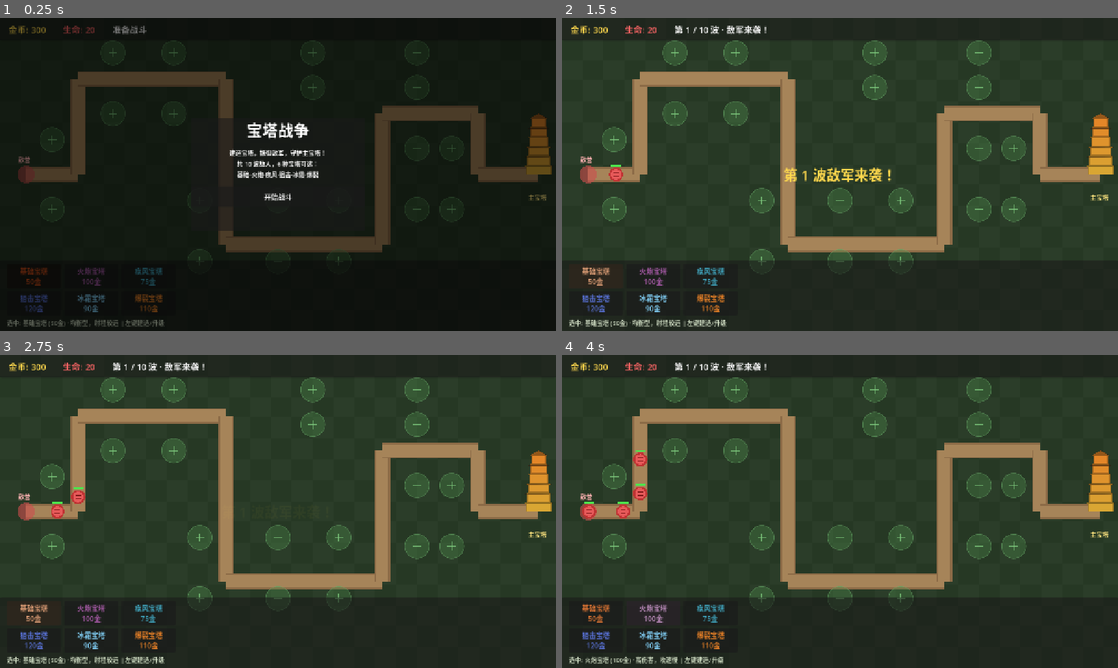
Above: before the commit, frames 1-4 (two rows, left to right).
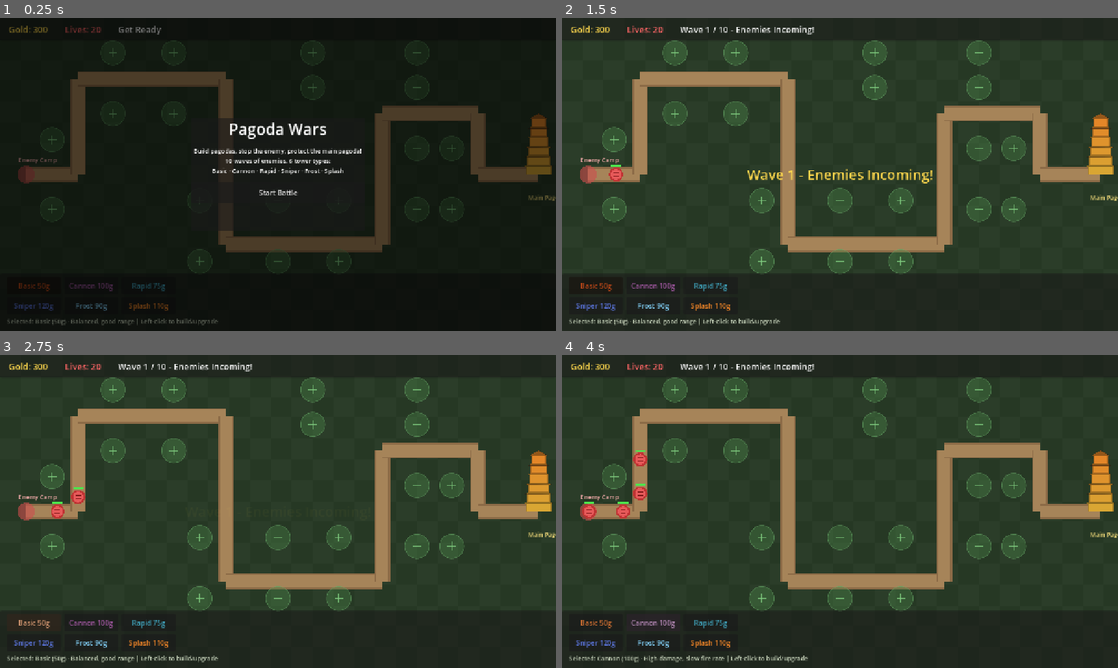
Above: after the commit, the same moments.

Repository: a198619070253/kewei-3
Game: Godot game, scene res://scenes/main.tscn
Same seed, same stepped clock (60 frames per second), same inputs: the game is played once before the commit and once after it.
Inputs (mouse positions are in pixels of both pictures, inside the frame that each line leads up to):
- Up to frame 1 (0.25 s): no input
- Up to frame 2 (1.5 s): click "开始战斗" (after the commit: "Start Battle") at 0.5 s; click (595, 274) at 1.25 s, where only the run before the commit has a clickable "基础宝塔 50金"
- Up to frame 3 (2.75 s): click (33, 624) at 2 s, where only the run after the commit has a clickable "Basic 50g"
- Up to frame 4 (4 s): click (650, 611) at 2.75 s, where only the run before the commit has a clickable "火炮宝塔 100金"; click (650, 624) at 3.5 s, where only the run after the commit has a clickable "Cannon 100g"

The runs differ from the first frame. In frame 1, 3.5% of the frame differs, in the area x 1-100%, y 2-99%; in frame 2, 4.3%; in frame 3, 3.4%; in frame 4, 3.5%.

Commit message:
Switch the game UI to English and remove the Chinese font bundle.
Use the system fallback font so the web build stays small and text renders correctly on GitHub Pages.

Co-authored-by: Cursor <cursoragent@cursor.com>

Diff:
--- a/project.godot
+++ b/project.godot
@@ -10,7 +10,7 @@
 
 [application]
 
-config/name="宝塔战争"
+config/name="Pagoda Wars"
 run/main_scene="res://scenes/main.tscn"
 config/features=PackedStringArray("4.7", "Forward Plus")
 config/icon="res://icon.svg"
@@ -18,6 +18,7 @@
 [autoload]
 
 GameManager="*res://scripts/game_manager.gd"
+FontSetup="*res://scripts/font_setup.gd"
 
 [display]
 
--- a/scenes/hud.tscn
+++ b/scenes/hud.tscn
@@ -26,18 +26,18 @@
 layout_mode = 2
 theme_override_font_sizes/font_size = 20
 theme_override_colors/font_color = Color(1, 0.85, 0.3, 1)
-text = "金币: 300"
+text = "Gold: 300"
 
 [node name="LivesLabel" type="Label" parent="TopBar/Margin/HBox"]
 layout_mode = 2
 theme_override_font_sizes/font_size = 20
 theme_override_colors/font_color = Color(1, 0.4, 0.4, 1)
-text = "生命: 20"
+text = "Lives: 20"
 
 [node name="WaveLabel" type="Label" parent="TopBar/Margin/HBox"]
 layout_mode = 2
 theme_override_font_sizes/font_size = 20
-text = "准备战斗"
+text = "Get Ready"
 
 [node name="BottomBar" type="PanelContainer" parent="."]
 anchors_preset = 12
@@ -69,7 +69,7 @@
 layout_mode = 2
 theme_override_font_sizes/font_size = 14
 theme_override_colors/font_color = Color(0.8, 0.85, 0.75, 1)
-text = "点击绿色建造点放置宝塔"
+text = "Click green build slots to place towers"
 vertical_alignment = 1
 
 [node name="StartPanel" type="Control" parent="."]
@@ -112,22 +112,22 @@
 [node name="Title" type="Label" parent="StartPanel/Dialog/VBox"]
 layout_mode = 2
 theme_override_font_sizes/font_size = 36
-text = "宝塔战争"
+text = "Pagoda Wars"
 horizontal_alignment = 1
 
 [node name="Desc" type="Label" parent="StartPanel/Dialog/VBox"]
 layout_mode = 2
 theme_override_font_sizes/font_size = 14
-text = "建造宝塔，抵御敌军，守护主宝塔！
-共 10 波敌人，6 种宝塔可选：
-基础·火炮·疾风·狙击·冰霜·爆裂"
+text = "Build pagodas, stop the enemy, protect the main pagoda!
+10 waves of enemies. 6 tower types:
+Basic · Cannon · Rapid · Sniper · Frost · Splash"
 horizontal_alignment = 1
 autowrap_mode = 2
 
 [node name="StartButton" type="Button" parent="StartPanel/Dialog/VBox"]
 custom_minimum_size = Vector2(0, 48)
 layout_mode = 2
-text = "开始战斗"
+text = "Start Battle"
 
 [node name="WaveToast" type="Label" parent="."]
 visible = false
@@ -144,7 +144,7 @@
 grow_vertical = 2
 theme_override_font_sizes/font_size = 32
 theme_override_colors/font_color = Color(1, 0.85, 0.3, 1)
-text = "敌军来袭！"
+text = "Enemies Incoming!"
 horizontal_alignment = 1
 vertical_alignment = 1
 
@@ -169,13 +169,13 @@
 [node name="ResultLabel" type="Label" parent="GameOverPanel/VBox"]
 layout_mode = 2
 theme_override_font_sizes/font_size = 22
-text = "游戏结束"
+text = "Game Over"
 horizontal_alignment = 1
 autowrap_mode = 2
 
 [node name="RestartButton" type="Button" parent="GameOverPanel/VBox"]
 custom_minimum_size = Vector2(0, 44)
 layout_mode = 2
-text = "重新开始"
+text = "Restart"
 
 [connection signal="pressed" from="StartPanel/Dialog/VBox/StartButton" to="." method="_on_start"]
--- /dev/null
+++ b/scripts/font_setup.gd
@@ -0,0 +1,11 @@
+extends Node
+
+var game_font: Font
+
+
+func _ready() -> void:
+	game_font = ThemeDB.fallback_font
+	var theme := Theme.new()
+	theme.default_font = ThemeDB.fallback_font
+	theme.default_font_size = 16
+	get_tree().root.theme = theme
--- a/scripts/game_manager.gd
+++ b/scripts/game_manager.gd
@@ -17,20 +17,20 @@
 	TowerType.SPLASH: 110,
 }
 const TOWER_NAMES := {
-	TowerType.BASIC: "基础宝塔",
-	TowerType.CANNON: "火炮宝塔",
-	TowerType.RAPID: "疾风宝塔",
-	TowerType.SNIPER: "狙击宝塔",
-	TowerType.FROST: "冰霜宝塔",
-	TowerType.SPLASH: "爆裂宝塔",
+	TowerType.BASIC: "Basic",
+	TowerType.CANNON: "Cannon",
+	TowerType.RAPID: "Rapid",
+	TowerType.SNIPER: "Sniper",
+	TowerType.FROST: "Frost",
+	TowerType.SPLASH: "Splash",
 }
 const TOWER_DESCRIPTIONS := {
-	TowerType.BASIC: "均衡型，射程较远",
-	TowerType.CANNON: "高伤害，攻速慢",
-	TowerType.RAPID: "攻速快，单发伤害低",
-	TowerType.SNIPER: "超远射程，精准高伤",
-	TowerType.FROST: "攻击附带减速效果",
-	TowerType.SPLASH: "命中造成范围爆炸",
+	TowerType.BASIC: "Balanced, good range",
+	TowerType.CANNON: "High damage, slow fire rate",
+	TowerType.RAPID: "Fast fire rate, low damage",
+	TowerType.SNIPER: "Long range, high damage",
+	TowerType.FROST: "Attacks slow enemies",
+	TowerType.SPLASH: "Splash damage on hit",
 }
 
 const TOTAL_WAVES := 10
@@ -81,7 +81,7 @@
 
 func start_game() -> void:
 	if not _is_setup:
-		push_error("GameManager 尚未初始化，请稍候再试")
+		push_error("GameManager is not initialized yet. Please try again.")
 		return
 	gold = 300
 	lives = 20
@@ -153,7 +153,7 @@
 	_spawn_speed = 65.0 + wave * 4.0
 	_wave_in_progress = true
 	wave_changed.emit(wave, TOTAL_WAVES)
-	# 立即刷出第一个敌人，避免玩家以为游戏没开始
+	# Spawn the first enemy immediately so players know the game started.
 	_on_spawn_timer_timeout()
 
 
--- a/scripts/hud.gd
+++ b/scripts/hud.gd
@@ -65,7 +65,7 @@
 		var tower_name: String = GameManager.TOWER_NAMES.get(type, "")
 		var tower_cost: int = GameManager.TOWER_COSTS.get(type, 0)
 		var tower_desc: String = GameManager.TOWER_DESCRIPTIONS.get(type, "")
-		btn.text = "%s\n%d金" % [tower_name, tower_cost]
+		btn.text = "%s %dg" % [tower_name, tower_cost]
 		btn.tooltip_text = tower_desc
 		btn.add_theme_color_override("font_color", TOWER_BUTTON_COLORS.get(type, Color.WHITE))
 		btn.pressed.connect(func() -> void: GameManager.select_tower(type))
@@ -96,24 +96,24 @@
 
 
 func _on_gold_changed(gold: int) -> void:
-	gold_label.text = "金币: %d" % gold
+	gold_label.text = "Gold: %d" % gold
 	_update_tower_buttons()
 
 
 func _on_lives_changed(lives: int) -> void:
-	lives_label.text = "生命: %d" % lives
+	lives_label.text = "Lives: %d" % lives
 
 
 func _on_wave_changed(current: int, total: int) -> void:
 	if current == 0:
-		wave_label.text = "准备战斗"
+		wave_label.text = "Get Ready"
 	else:
-		wave_label.text = "第 %d / %d 波 · 敌军来袭！" % [current, total]
+		wave_label.text = "Wave %d / %d - Enemies Incoming!" % [current, total]
 		_show_wave_toast(current)
 
 
 func _show_wave_toast(wave: int) -> void:
-	wave_toast.text = "第 %d 波敌军来袭！" % wave
+	wave_toast.text = "Wave %d - Enemies Incoming!" % wave
 	wave_toast.show()
 	var tween := create_tween()
 	tween.tween_interval(1.8)
@@ -136,7 +136,7 @@
 	var name: String = GameManager.TOWER_NAMES.get(type, "")
 	var cost: int = GameManager.TOWER_COSTS.get(type, 0)
 	var desc: String = GameManager.TOWER_DESCRIPTIONS.get(type, "")
-	hint_label.text = "选中: %s (%d金) · %s | 左键建造/升级" % [name, cost, desc]
+	hint_label.text = "Selected: %s (%dg) · %s | Left-click to build/upgrade" % [name, cost, desc]
 
 
 func _update_tower_buttons() -> void:
@@ -146,7 +146,7 @@
 
 
 func _on_game_over(victory: bool) -> void:
-	result_label.text = "胜利！成功守住主宝塔！" if victory else "失败！主宝塔被攻破了..."
+	result_label.text = "Victory! You defended the main pagoda!" if victory else "Defeat! The main pagoda was destroyed..."
 	game_over_panel.show()
 
 
--- a/scripts/map.gd
+++ b/scripts/map.gd
@@ -42,12 +42,12 @@
 		draw_line(path_points[i], path_points[i + 1], Color(0.55, 0.42, 0.28), 36.0)
 		draw_line(path_points[i], path_points[i + 1], Color(0.65, 0.52, 0.35), 28.0)
 	draw_circle(path_points[0], 20.0, Color(0.8, 0.3, 0.3, 0.6))
-	draw_string(ThemeDB.fallback_font, path_points[0] + Vector2(-18, -28), "敌营", HORIZONTAL_ALIGNMENT_LEFT, -1, 14, Color(1, 0.7, 0.7))
+	draw_string(FontSetup.game_font, path_points[0] + Vector2(-18, -28), "Enemy Camp", HORIZONTAL_ALIGNMENT_LEFT, -1, 14, Color(1, 0.7, 0.7))
 
 
 func _draw_base_pagoda() -> void:
 	_draw_pagoda(BASE_POS, 6, Color(0.85, 0.65, 0.2), true)
-	draw_string(ThemeDB.fallback_font, BASE_POS + Vector2(-24, 58), "主宝塔", HORIZONTAL_ALIGNMENT_LEFT, -1, 14, Color(1, 0.9, 0.5))
+	draw_string(FontSetup.game_font, BASE_POS + Vector2(-24, 58), "Main Pagoda", HORIZONTAL_ALIGNMENT_LEFT, -1, 14, Color(1, 0.9, 0.5))
 
 
 func _draw_pagoda(pos: Vector2, levels: int, color: Color, is_base: bool = false) -> void:
--- a/scripts/pagoda_tower.gd
+++ b/scripts/pagoda_tower.gd
@@ -155,4 +155,4 @@
 		draw_colored_polygon(roof, body_color.darkened(0.3))
 
 	if level < max_level:
-		draw_string(ThemeDB.fallback_font, Vector2(-20, 24), "Lv.%d" % level, HORIZONTAL_ALIGNMENT_LEFT, -1, 11, Color(1, 0.95, 0.7))
+		draw_string(FontSetup.game_font, Vector2(-20, 24), "Lv.%d" % level, HORIZONTAL_ALIGNMENT_LEFT, -1, 11, Color(1, 0.95, 0.7))
--- a/web/index.manifest.json
+++ b/web/index.manifest.json
@@ -1 +1 @@
-{"background_color":"#000000","display":"standalone","icons" …(166 unchanged characters)… 2x512.png","type":"image/png"}],"name":"宝塔战争","orientation":"any","start_url":"./index.html"}
+{"background_color":"#000000","display":"standalone","icons" …(166 unchanged characters)… 2x512.png","type":"image/png"}],"name":"Pagoda Wars","orientation":"any","start_url":"./index.html"}
Not shown, added: scripts/font_setup.gd.uid
Not shown, changed: .gitignore
Not shown, added: Launch Pagoda Wars.command
Not shown, added: Push to GitHub.command
Not shown, changed: deploy.sh
Not shown, changed: web/index.html
Not shown, changed: web/index.pck
Not shown, changed: web/index.service.worker.js
